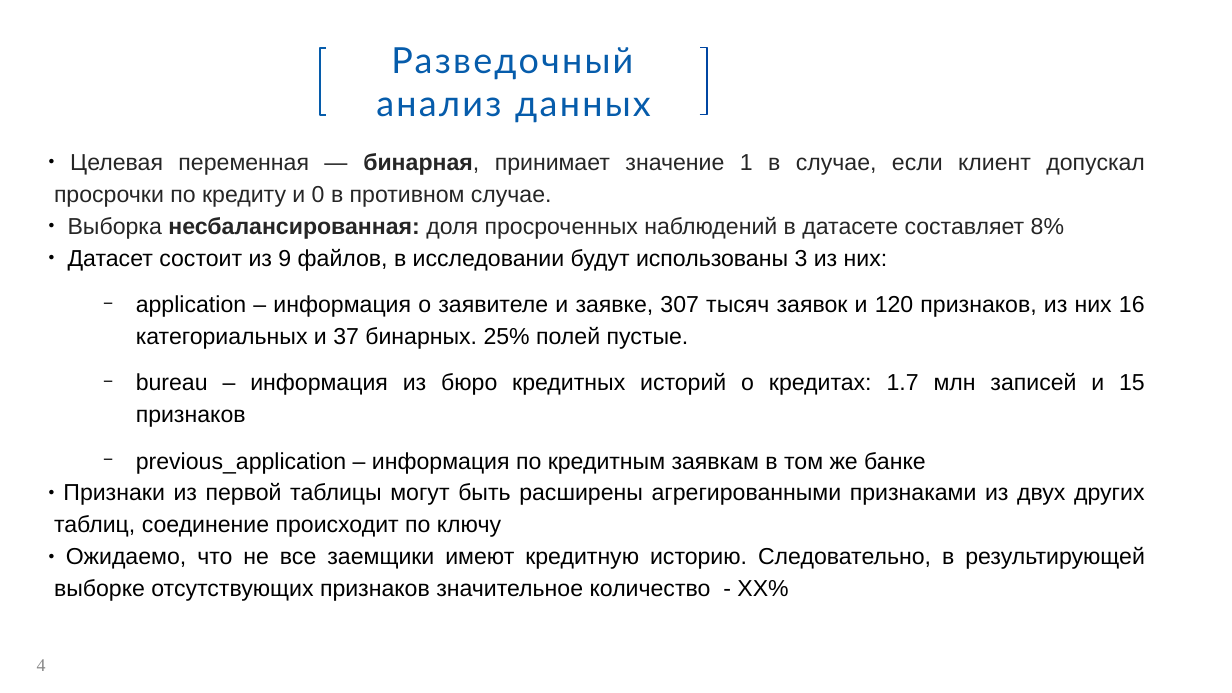
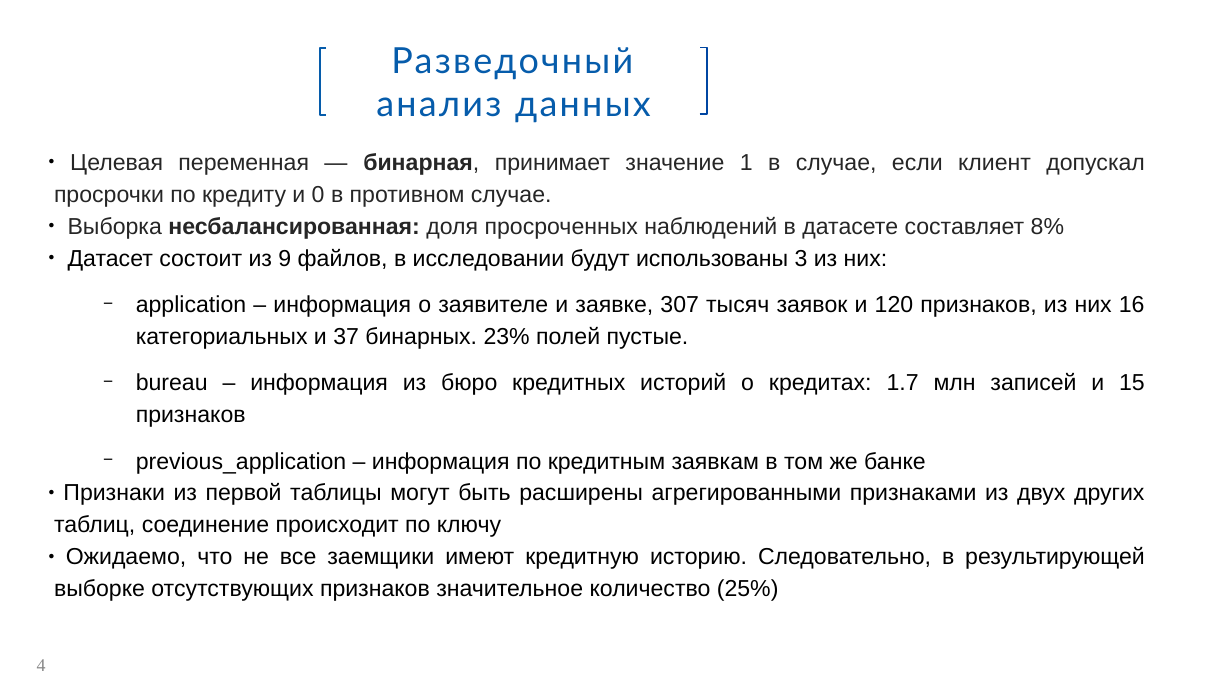
Before and after one commit to Spring-31/HC_default_risk, a slide deck: slide 4 of Прогнозирование вероятности дефолта.pptx. Drawn at 1232x693 pixels with LibreOffice and Linux fonts; fonts in the diff are those of the drawing; background and template pictures are left out. Boxes give left, top, right and bottom in pixels: in the first picture for what was removed or moved away, otherwise in the second. Text is boxed around its words. In the diff, an @@ line names an element or a change of style, - is before the commit and + after.

```diff
--- a/Прогнозирование вероятности дефолта.pptx
+++ b/Прогнозирование вероятности дефолта.pptx
@@ text at [136,295,1145,349]: text changed @@
-  − application – информация о заявителе и заявке, 307 тысяч заявок и 120 признаков, из них 16 категориальных и 37 бинарных. 25% полей пустые.
+  − application – информация о заявителе и заявке, 307 тысяч заявок и 120 признаков, из них 16 категориальных и 37 бинарных. 23% полей пустые.
@@ text at [54,547,1145,601]: text changed @@
-● Ожидаемо, что не все заемщики имеют кредитную историю. Следовательно, в результирующей выборке отсутствующих признаков значительное количество - XX%
+● Ожидаемо, что не все заемщики имеют кредитную историю. Следовательно, в результирующей выборке отсутствующих признаков значительное количество (25%)
```
Also in this commit, not shown: 3 other slides changed, 1 slide added, 5 slides removed, 5 other files.
